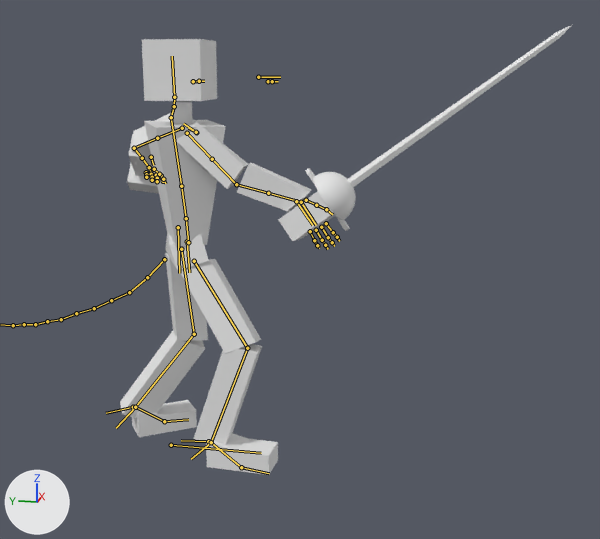
The Blender file Blender/PlayerRig01.blend, before and after one commit.
The view is the same before and after, from a camera (50 mm lens) standing at (-3.16, -1.2, 1.6) and looking at (-0.14, -0.6, 0.85). Arrows for +X, +Y and +Z are at lower left; the lights stay in place. Both versions are drawn at frame 1 of the action 'Combat_Movement_Idle'; the numbers are the values there. The bones that bend it are drawn over the model as lines.

In view in the first picture: 'Rapier01_Cube', 'TheChosenOne'.
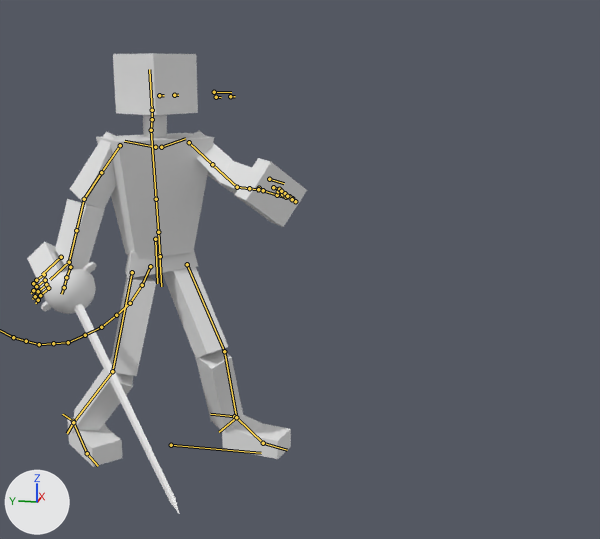
Where the change shows, as pixel boxes [x1, y1, x2, y2] in the pictures (600 x 539 px):
'TheChosenOne', posed (30% wider): before [120, 39, 335, 475]; after [27, 53, 307, 467]
'Rapier01_Cube', posed (52% narrower, 22% taller): before [284, 25, 572, 231]; after [41, 262, 180, 514]
bone 'Hip_root', root to tip: before (178, 227) to (179, 273); after (155, 239) to (157, 283)
bone 'Femur.R', root to tip: before (194, 261) to (247, 348); after (132, 272) to (112, 371)
bone 'Neck.001', root to tip: before (171, 117) to (174, 106); after (151, 130) to (152, 119)
bone 'Head', root to tip: before (174, 97) to (172, 56); after (152, 110) to (149, 69)
bone 'Humerus.R', root to tip: before (187, 133) to (212, 159); after (120, 145) to (101, 172)
bone 'Humerus.R.001', root to tip: before (212, 159) to (236, 184); after (101, 172) to (84, 199)
bone 'Ulna.R', root to tip: before (236, 184) to (268, 193); after (84, 199) to (76, 230)
bone 'Humerus.L', root to tip: before (182, 128) to (157, 138); after (189, 142) to (212, 164)
bone 'Humerus.L.001', root to tip: before (157, 138) to (134, 148); after (212, 164) to (237, 187)
bone 'Ulna.L', root to tip: before (134, 148) to (142, 158); after (237, 187) to (249, 188)
bone 'Foot_Control.R', root to tip: before (208, 441) to (181, 440); after (73, 421) to (62, 414)
bone 'Foot_Control.L', root to tip: before (133, 407) to (106, 413); after (234, 416) to (210, 414)

What the commit changed:
Bone 'Hip_root' (bone_hip_root) moves from (0.0, 0.077, -0.1) to (0.0, 0.129, 0.0).
Bone 'Hip_root' (bone_hip_root) turns from (0, -31, 0) to (0, 45, 0) degrees about its own x, y and z.
Bone 'Femur.R' (bone_femur_r) turns from (8, 23, 25) to (1, 20, 5) degrees about its own x, y and z.
Bone 'Neck.001' (bone_neck_001) turns from (0, -9, -3) to (0, 6, 2) degrees about its own x, y and z.
Bone 'Head' (bone_head) turns from (0, -12, 0) to (0, 20, 1) degrees about its own x, y and z.
Bone 'Humerus.R' (bone_humerus_r) turns from (-50, 5, -2) to (14, 0, 19) degrees about its own x, y and z.
Bone 'Humerus.R.001' (bone_humerus_r_001) turns from (0, 16, 0) to (0, -23, 0) degrees about its own x, y and z.
Bone 'Ulna.R' (bone_ulna_r) turns from (-17, 0, 0) to (-21, 0, 0) degrees about its own x, y and z.
Bone 'Humerus.L' (bone_humerus_l) turns from (45, 12, -28) to (-42, -18, -20) degrees about its own x, y and z.
Bone 'Humerus.L.001' (bone_humerus_l_001) turns from (0, -16, 0) to (0, 27, 0) degrees about its own x, y and z.
Bone 'Ulna.L' (bone_ulna_l) turns from (-45, 0, 0) to (-41, 0, 0) degrees about its own x, y and z.
Bone 'Foot_Control.R' (bone_foot_control_r) moves from (0.042, -0.226, 0.005) to (-0.06, 0.42, -0.031).
Bone 'Foot_Control.R' (bone_foot_control_r) turns from (0, 0, 4) to (1, 3, 42) degrees about its own x, y and z.
Bone 'Foot_Control.L' (bone_foot_control_l) moves from (-0.003, 0.216, 0.024) to (0.0, -0.253, -0.019).
Bone 'Foot_Control.L' (bone_foot_control_l) turns from (-1, -2, 35) to (0, 1, -13) degrees about its own x, y and z.
